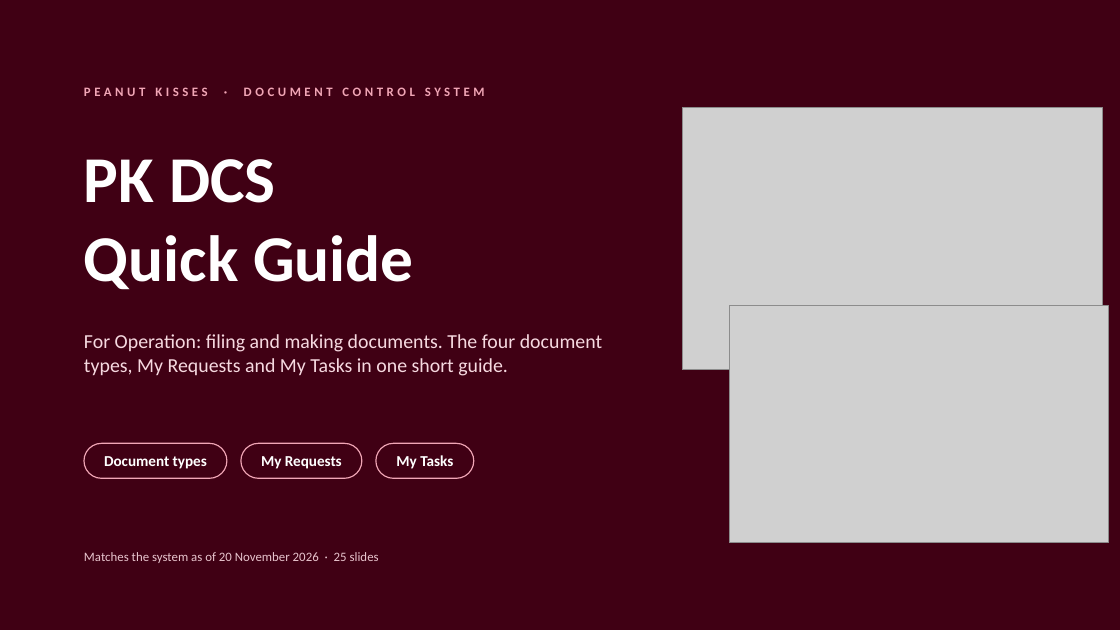
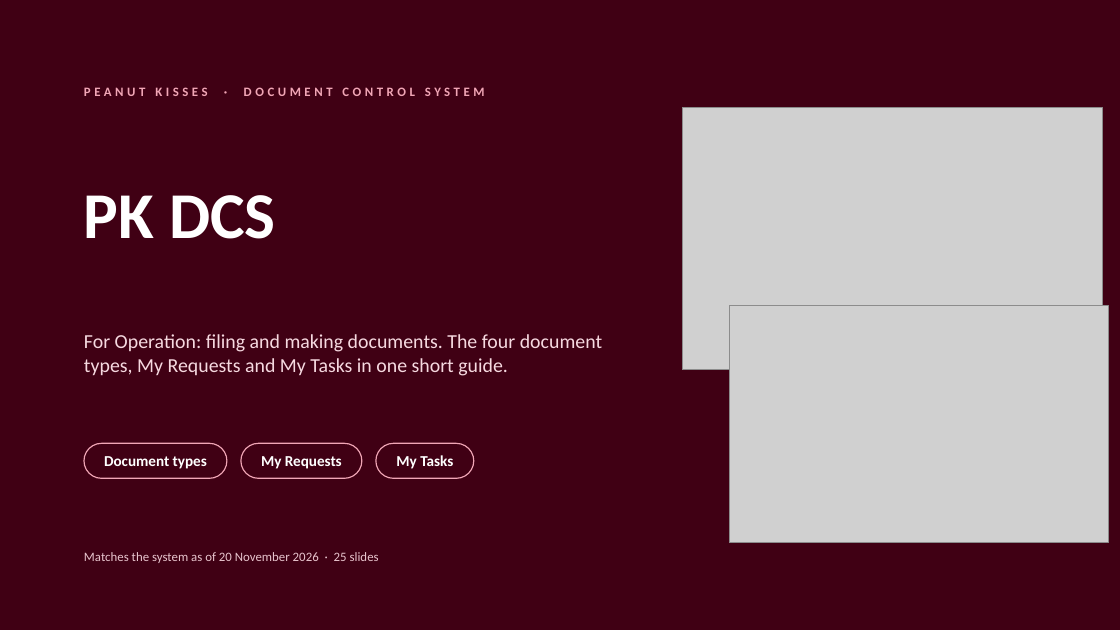
Before and after one commit to curib123/pk_document_tracking_system, a slide deck: slide 1 of docs/system-documentation/PK_DCS_Quick_Guide.pptx. Drawn at 1120x630 pixels with LibreOffice and Linux fonts; fonts in the diff are those of the drawing; grey boxes stand for pictures. Boxes give left, top, right and bottom in pixels: in the first picture for what was removed or moved away, otherwise in the second. Text is boxed around its words. In the diff, an @@ line names an element or a change of style, - is before the commit and + after.

Commit message:
updated docs

```diff
--- a/docs/system-documentation/PK_DCS_Quick_Guide.pptx
+++ b/docs/system-documentation/PK_DCS_Quick_Guide.pptx
@@ text "PK DCS": place and size @@
-text "PK DCS" at <box>84,159,414,290</box>
+text "PK DCS" at <box>84,195,276,239</box>
@@ text at <box>84,235,414,290</box>: paragraph removed @@
-Quick Guide
```
